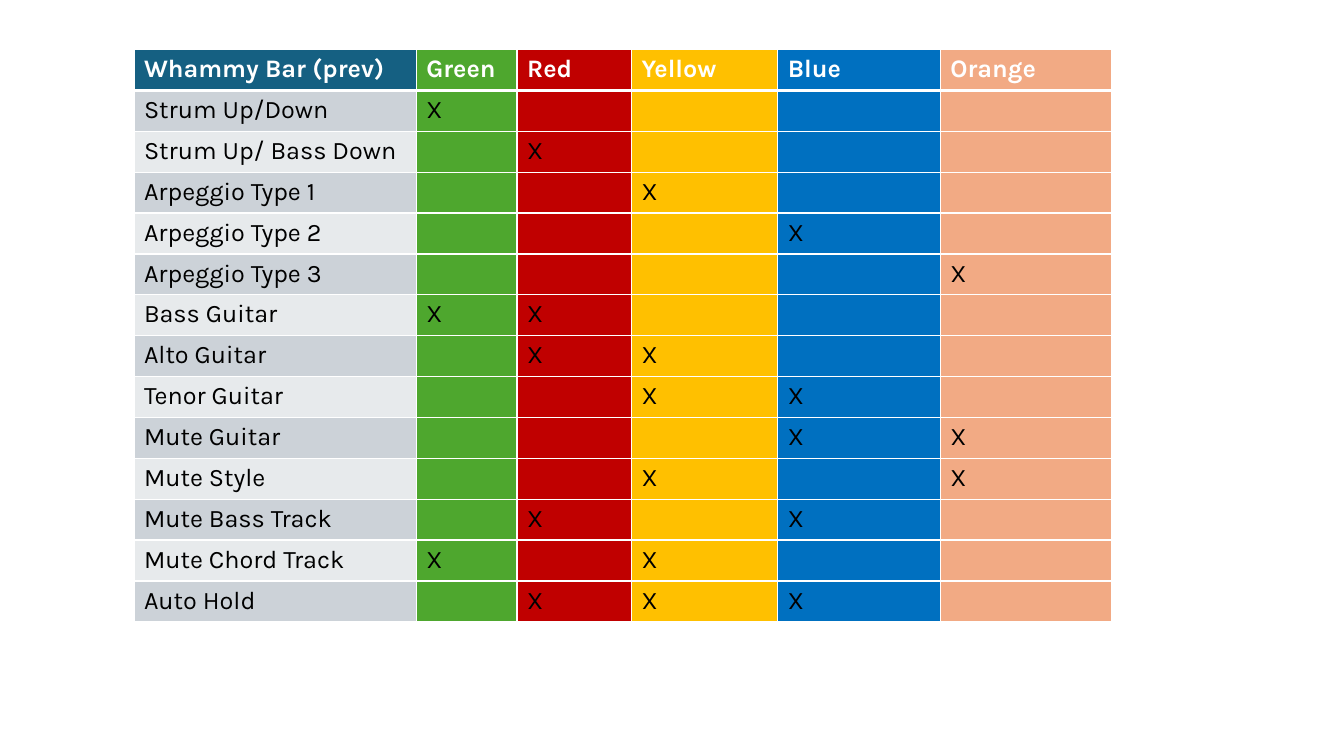
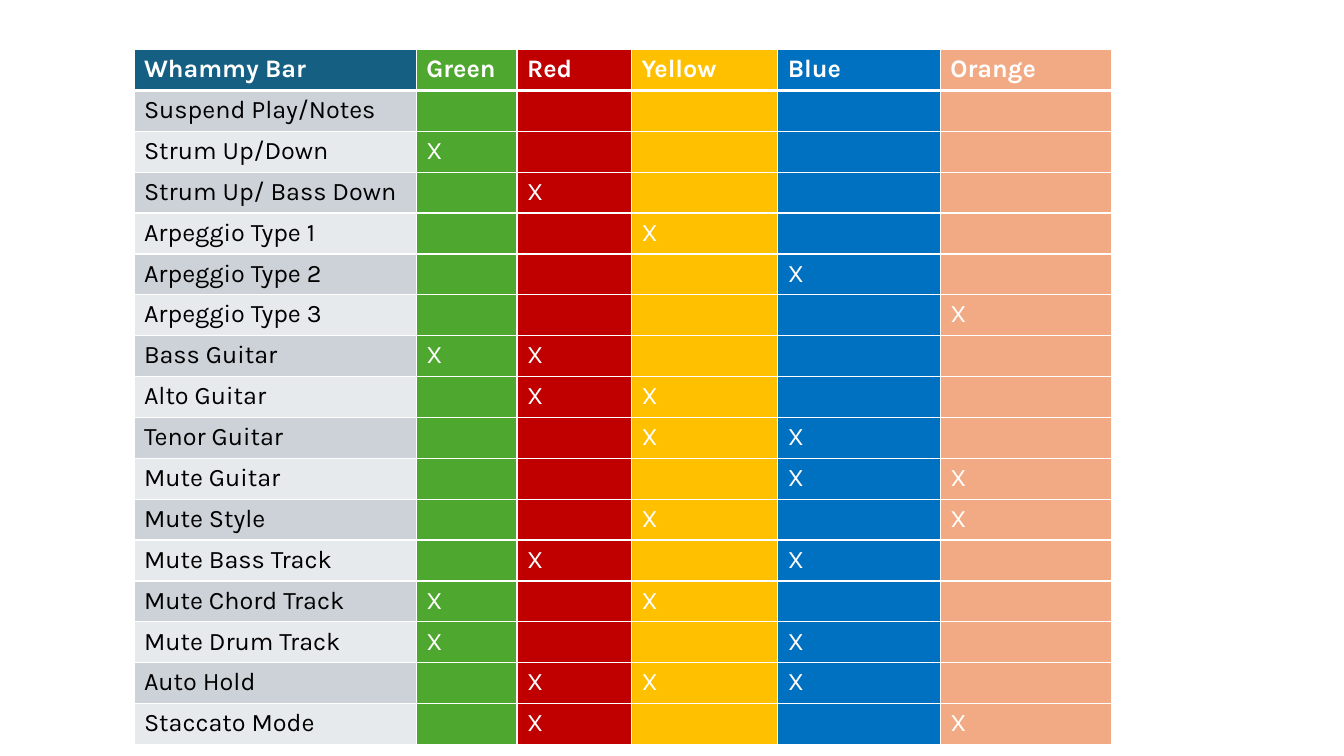
Before and after one commit to Jus-Be/orinayo-pico, a slide deck: slide 4 of docs/orinayo.pptx. Drawn at 1344x756 pixels with LibreOffice and Linux fonts; fonts in the diff are those of the drawing. Boxes give left, top, right and bottom in pixels: in the first picture for what was removed or moved away, otherwise in the second. Text is boxed around its words. In the diff, an @@ line names an element or a change of style, - is before the commit and + after.

```diff
--- a/docs/orinayo.pptx
+++ b/docs/orinayo.pptx
@@ table at box(134, 49, 1112, 744) @@
-row 1: Whammy Bar (prev) | Green | Red | Yellow | Blue | Orange
+row 1: Whammy Bar | Green | Red | Yellow | Blue | Orange
+row 2: Suspend Play/Notes |  |  |  |  | 
+row 15: Mute Drum Track | X |  |  | X | 
+row 17: Staccato Mode |  | X |  |  | X
```
Also in this commit, not shown: 1 other slide changed, 6 other files.
